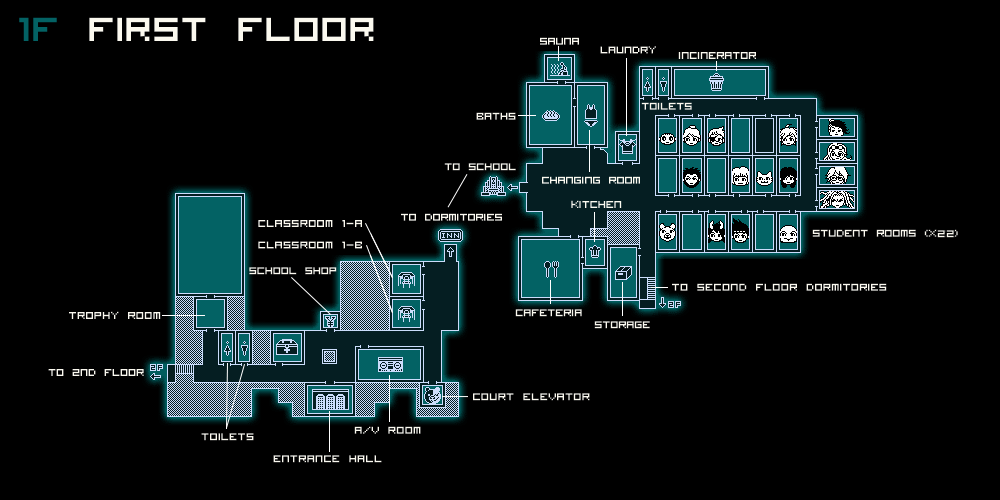
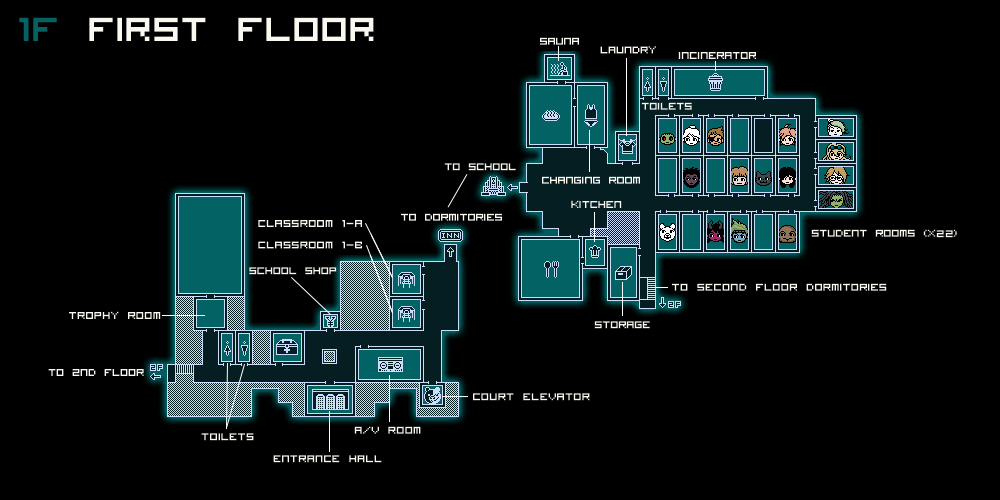
The second 1000x500 image is a revision of the first. Changes to its layers:
painted on "Dorm Frames" over [700, 114, 858, 253]
showed "Heads (Colorized)", painted on it over [659, 116, 854, 243]
hid "Heads", painted on it over [659, 116, 854, 243]
painted on "floor1.png" over [476, 59, 958, 317]
